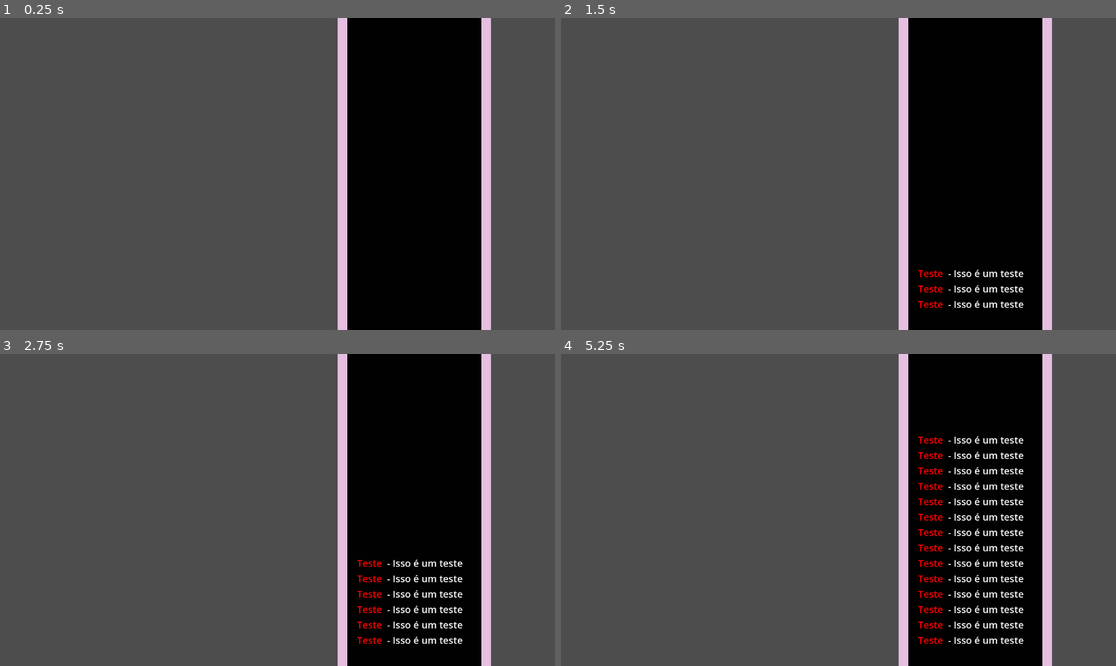
Above: before the commit, frames 1-4 (two rows, left to right).
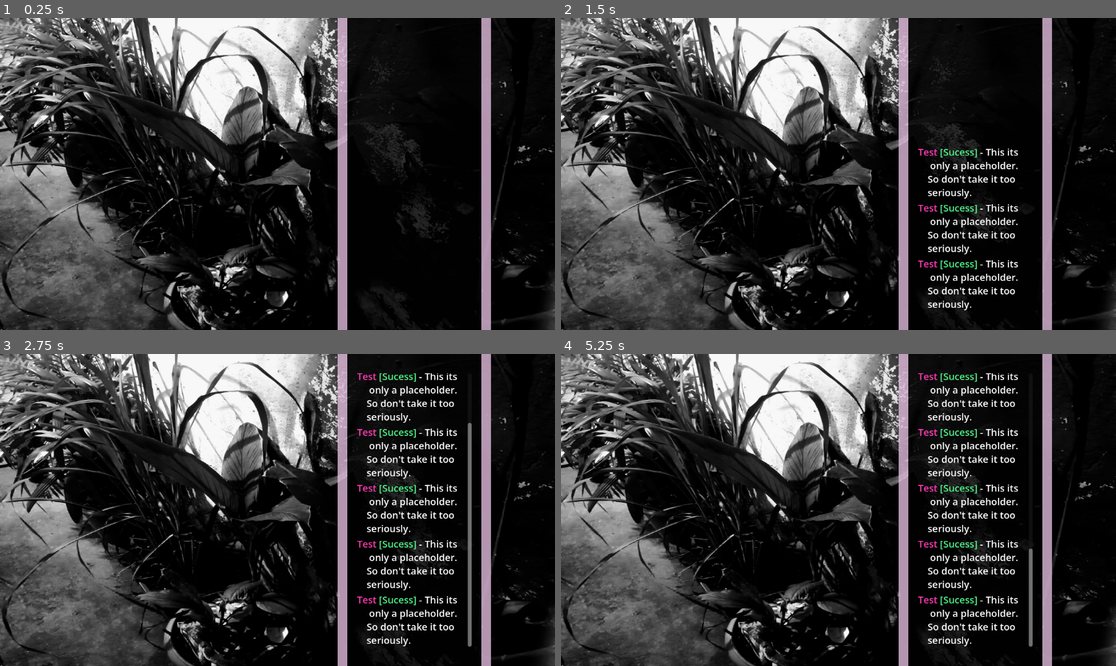
Above: after the commit, the same moments.

Repository: mexerica/VN
Game: Godot game, scene res://Cenas/Main.tscn
Same seed, same stepped clock (60 frames per second), same inputs: the game is played once before the commit and once after it.
Inputs:
- Up to frame 1 (0.25 s): no input
- Up to frame 2 (1.5 s): tap Enter (ui_accept) at 0.5, 1.35 s; hold Enter (ui_accept) 0.53-1.28 s
- Up to frame 3 (2.75 s): tap Enter (ui_accept) at 1.52, 1.82 s; hold Enter (ui_accept) from 2.03 s (still down)
- Up to frame 4 (5.25 s): release Enter (ui_accept) at 2.78 s; tap Enter (ui_accept) at 2.85, 3.02, 3.32, 4.35, 4.52, 4.82 s; hold Enter (ui_accept) 3.53-4.28 s; hold Enter (ui_accept) from 5.03 s (still down)

The runs differ from the first frame. In frame 1, 64% of the frame differs, in the area x 0-100%, y 0-100%; in frame 2, 67%; in frame 3, 69%; in frame 4, 70%.

Commit message:
adicionando backgrounds e mudanças no sistema de dialogo

Diff:
--- a/Cenas/Main.tscn
+++ b/Cenas/Main.tscn
@@ -2,10 +2,20 @@
 
 [ext_resource type="Script" uid="uid://ctxg2v6nok2up" path="res://Scripts/main.gd" id="1_675i2"]
 [ext_resource type="PackedScene" uid="uid://crl8t145x1gvp" path="res://Nodes/sistema_dialogo.tscn" id="2_k74ne"]
+[ext_resource type="Texture2D" uid="uid://dornhbdif840f" path="res://Img/Background/plantas_grayscale.jpeg" id="2_n6gaj"]
 
 [node name="Main" type="Node2D" unique_id=894087554]
 script = ExtResource("1_675i2")
 
 [node name="Interface" type="CanvasLayer" parent="." unique_id=1100028514]
 
+[node name="TextureRect" type="TextureRect" parent="Interface" unique_id=170331520]
+anchors_preset = 15
+anchor_right = 1.0
+anchor_bottom = 1.0
+grow_horizontal = 2
+grow_vertical = 2
+texture = ExtResource("2_n6gaj")
+expand_mode = 1
+
 [node name="MarginContainer" parent="Interface" unique_id=191808187 instance=ExtResource("2_k74ne")]
--- a/Nodes/sistema_dialogo.tscn
+++ b/Nodes/sistema_dialogo.tscn
@@ -11,10 +11,10 @@
 content_margin_top = 40.0
 content_margin_right = 40.0
 content_margin_bottom = 40.0
-bg_color = Color(0.004019165, 0.004019165, 0.004019165, 1)
+bg_color = Color(0.003921569, 0.003921569, 0.003921569, 0.78431374)
 border_width_left = 20
 border_width_right = 20
-border_color = Color(0.8958906, 0.745447, 0.877521, 1)
+border_color = Color(0.89411765, 0.74509805, 0.8784314, 0.78431374)
 
 [node name="MarginContainer" type="MarginContainer" unique_id=191808187]
 offset_left = 701.0
--- a/Scripts/sistema_dialogo.gd
+++ b/Scripts/sistema_dialogo.gd
@@ -11,7 +11,7 @@
 func next() -> void:
 	var entry = DialogueEntry.instantiate()
 	_dialogue_entries_container.add_child(entry)
-	entry.set_content("Teste", "Isso é um teste")
+	entry.set_content("Test", "This its only a placeholder. So don't take it too seriously.", "[Sucess]")
 
 func _on_scroll_bar_changed() -> void:
 	var scroll_value = _scroll_bar.max_value
--- a/Scripts/texto_dialogo.gd
+++ b/Scripts/texto_dialogo.gd
@@ -3,8 +3,16 @@
 @onready var _text: RichTextLabel = $RichTextLabel
 
 func set_content(speaker: String, text: String, passive_check: String = "") -> void:
-	_text.text = "[color=#f00]%s[/color] %s - %s" % [
-		speaker,
-		"" if passive_check == "" else "[color=#0f0]%s[/color]" % passive_check,
-		text
+	var prefix = speaker + passive_check + " - "
+	_text.text = prefix + text
+
+	await get_tree().process_frame
+
+	var line_break_position = _text.get_line_range(0).y
+	line_break_position = line_break_position - prefix.length()
+
+	var text_with_line_indent = text.insert(line_break_position, "[indent]")
+
+	_text.text = "[color=#FF3CB4]%s[/color] [color=#4FF489]%s[/color] - %s" % [
+		speaker, passive_check, text_with_line_indent
 	]
Binary file added: Img/Background/escada.jpeg
Not shown, added: Img/Background/escada.jpeg.import
Binary file added: Img/Background/escada_grayscale.jpeg
Not shown, added: Img/Background/escada_grayscale.jpeg.import
Binary file added: Img/Background/plantas.jpeg
Not shown, added: Img/Background/plantas.jpeg.import
Binary file added: Img/Background/plantas_grayscale.jpeg
Not shown, added: Img/Background/plantas_grayscale.jpeg.import
